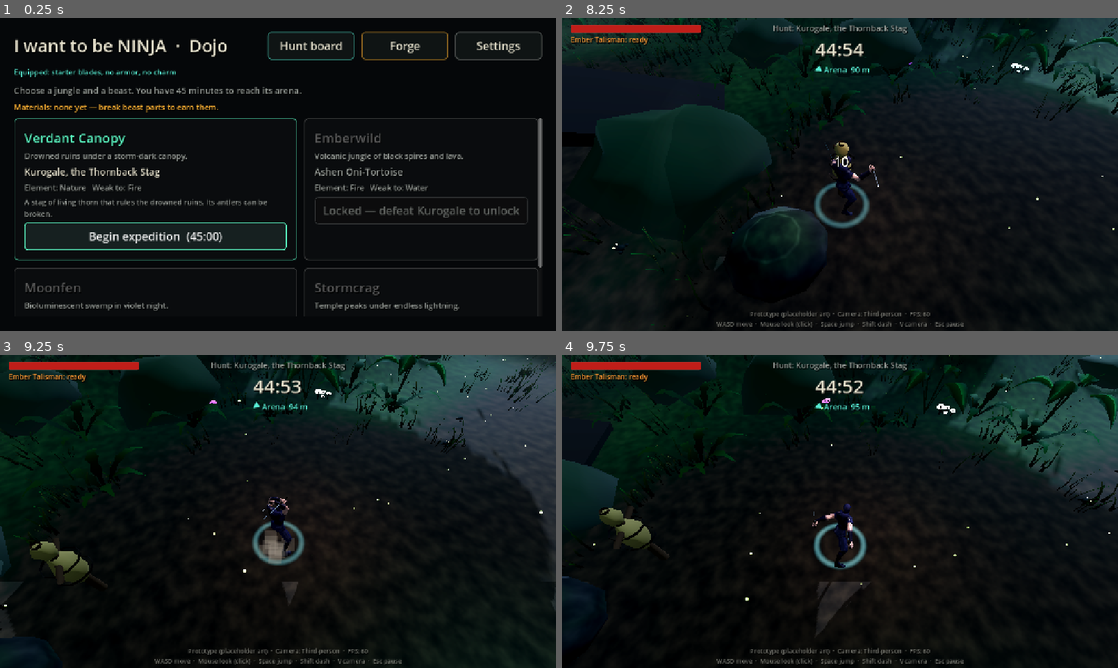
Above: before the commit, frames 1-4 (two rows, left to right).
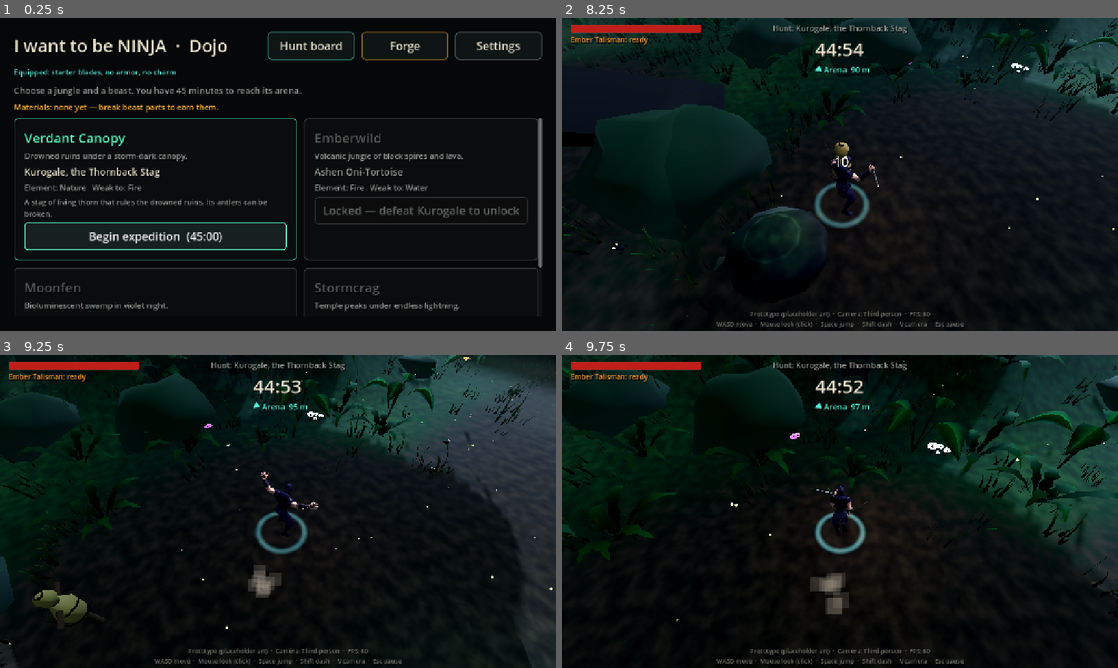
Above: after the commit, the same moments.

Repository: sk33b33/I-Want-To-Be-NINJA-
Game: Godot game, scene res://scenes/ui/hunt_board.tscn
Two runs of this game, one before a commit and one after it. Both use one fixed random seed, a clock stepped at 60 frames per second and the inputs below.
Inputs (mouse positions are in pixels of both pictures, inside the frame that each line leads up to):
- Up to frame 1 (0.25 s): no input
- Up to frame 2 (8.25 s): click "Begin expedition (45:00)" at 0.5 s; tap Enter at 1.25 s; move the mouse to (962, 158) at 1.27 s; hold D (move_right) 1.28-2.03 s; hold Right mouse button (attack_heavy) 1.28-2.03 s; tap Space (jump) at 1.52, 1.82, 2.27, 2.57, 3.77, 4.07, 4.52, 4.82, 6.77, 7.07, 7.55, 8.1 s; click (962, 158) at 1.55 s; move the mouse to (812, 174) at 2.02 s; hold W (move_forward) 2.03-5 s; click (812, 174) at 2.1 s; tap V (camera_toggle) at 2.3 s; move the mouse to (851, 168) at 2.77 s; hold V (camera_toggle) 2.78-3.53 s; tap C (dodge) at 3.05, 3.6 s; move the mouse to (834, 180) at 3.52 s; click (834, 180) at 3.67 s; tap Q (lock_on) at 3.8 s; move the mouse to (878, 177) at 4.27 s; hold Q (lock_on) 4.28-5 s; tap Shift (sprint) at 4.55, 6.6 s; tap Escape (pause) at 4.9 s; click "Difficulty: Normal — The hunt…" at 5 s; click "Resume" at 5.75 s; move the mouse to (795, 171) at 6.52 s; hold W (move_forward) 6.53-8.03 s; tap R (draw_sword, bound only after the commit) at 6.8 s; tap F (skill) at 7.15 s; move the mouse to (845, 174) at 7.27 s; hold R (draw_sword, bound only after the commit) 7.28-8.03 s; click (845, 174) at 7.42 s; move the mouse to (817, 168) at 8.02 s; hold D (move_right) from 8.03 s (still down)
- Up to frame 3 (9.25 s): tap Space (jump) at 8.27, 8.57, 9.02 s; right-click (255, 505) at 8.3 s; move the mouse to (305, 511) at 8.77 s; release D (move_right) at 8.78 s; hold W (move_forward) from 8.78 s (still down); hold Right mouse button (attack_heavy) from 8.78 s (still down); click (305, 511) at 9.05 s
- Up to frame 4 (9.75 s): keep holding W (move_forward); tap Space (jump) at 9.32 s; move the mouse to (812, 511) at 9.52 s; release Right mouse button (attack_heavy) at 9.53 s; click (812, 511) at 9.6 s

Frames 1-2 are identical in both runs. In frame 3, 15% of the frame differs, in the area x 0-100%, y 0-100%; in frame 4, 17%, in the area x 0-100%, y 0-90%.

Commit message:
Draw and sheathe blades with the owner's new clips
ninja.glb adds Draw_Sword and Sheath_Sword. New remappable action
draw_sword (R / D-pad up / touch BLADE) moves both blades between the
hands and a left-hip sheath at the moment each clip reaches the hip.
Standing plays the full clip; moving keeps running; a roll finishes the
swap; attacking while sheathed draws and attacks in one press. Sheath
placement is calibrated on the live standing pose.

Co-Authored-By: Claude Opus 5.5 <noreply@anthropic.com>
Claude-Session: https://claude.ai/code/session_01TQhzMRe1gkhg9DeemaJmiZ

Diff:
--- a/project/project.godot
+++ b/project/project.godot
@@ -75,6 +75,12 @@
 "events": [Object(InputEventJoypadMotion,"resource_local_to_scene":false,"resource_name":"","device":-1,"axis":3,"axis_value":1.0,"script":null)
 ]
 }
+draw_sword={
+"deadzone": 0.5,
+"events": [Object(InputEventKey,"resource_local_to_scene":false,"resource_name":"","device":-1,"window_id":0,"alt_pressed":false,"shift_pressed":false,"ctrl_pressed":false,"meta_pressed":false,"pressed":false,"keycode":0,"physical_keycode":82,"key_label":0,"unicode":0,"location":0,"echo":false,"script":null)
+, Object(InputEventJoypadButton,"resource_local_to_scene":false,"resource_name":"","device":-1,"button_index":11,"pressure":0.0,"pressed":false,"script":null)
+]
+}
 jump={
 "deadzone": 0.5,
 "events": [Object(InputEventKey,"resource_local_to_scene":false,"resource_name":"","device":-1,"window_id":0,"alt_press …(190 unchanged characters)…
--- a/project/scripts/combat/player_combat.gd
+++ b/project/scripts/combat/player_combat.gd
@@ -22,6 +22,10 @@
 ## Landed hit -> brief freeze (animator pauses for `seconds`).
 signal hit_stopped(seconds: float)
 signal skill_used(cooldown: float)
+## Draw (true) or sheathe (false) started; the blades change place `*_swap_at` seconds later.
+signal sword_swap_started(drawing: bool)
+## The blades are now in hand (true) or in the hip sheath (false).
+signal sword_state_changed(drawn: bool)
 
 enum State { READY, ATTACK, DODGE, HURT, DEAD }
 
@@ -64,6 +68,7 @@
 
 func _ready() -> void:
 	body = get_parent() as PlayerController
+	sword_drawn = not config.start_sheathed
 	health = get_node_or_null(health_path) as HealthComponent
 	hitbox = get_node_or_null(hitbox_path) as Hitbox
 	if health:
@@ -76,6 +81,16 @@
 	body.respawned.connect(_on_body_respawned)
 
 
+## Blades in hand (true) or sheathed at the hip (false). Sheathed blades cannot attack: an attack
+## press draws first and then attacks. Draw/sheathe never stops movement; a roll finishes it.
+var sword_drawn: bool = true
+var _swap_t: float = -1.0  # Seconds into a draw/sheathe; < 0 = none.
+var _swap_to_drawn: bool = true
+var _swap_done: bool = false
+var _swap_buffer: float = 0.0
+var _attack_after_draw: int = 0  # 0 none, 1 light, 2 heavy.
+
+
 func _unhandled_input(event: InputEvent) -> void:
 	if not body.input_enabled or state == State.DEAD:
 		return
@@ -94,6 +109,8 @@
 		_skill_buffer = config.input_buffer
 	elif event.is_action_pressed("lock_on"):
 		toggle_lock()
+	elif event.is_action_pressed("draw_sword"):
+		_swap_buffer = config.input_buffer
 	# Keyboard: a quick tap of Shift (the sprint key) is a dodge; holding it sprints.
 	if event is InputEventKey and event.is_action("sprint"):
 		var now := Time.get_ticks_msec() / 1000.0
@@ -112,6 +129,8 @@
 	_dodge_buffer -= delta
 	_dodge_cooldown -= delta
 	_skill_buffer -= delta
+	_swap_buffer -= delta
+	_update_swap(delta)
 	skill_cooldown_left = maxf(skill_cooldown_left - delta, 0.0)
 	_validate_lock()
 	match state:
@@ -140,6 +159,18 @@
 	if _dodge_buffer > 0.0 and _dodge_cooldown <= 0.0:
 		_start_dodge(wish)
 		return true
+	if (_light_buffer > 0.0 or _heavy_buffer > 0.0) and not _blades_ready():
+		# Sheathed (or mid-sheathe): draw first, then attack when the blades are in hand.
+		_attack_after_draw = 1 if _light_buffer > 0.0 else 2
+		_light_buffer = 0.0
+		_heavy_buffer = 0.0
+		if not (is_swapping() and _swap_to_drawn):
+			start_swap(true)
+		return false
+	if _swap_buffer > 0.0:
+		_swap_buffer = 0.0
+		if not is_swapping():
+			start_swap(not sword_drawn)
 	if _light_buffer > 0.0 and not config.light_combo.is_empty():
 		_start_attack(config.light_combo[0], 0, wish)
 		return true
@@ -164,6 +195,62 @@
 
 func effective_skill_cooldown() -> float:
 	return maxf(config.skill_cooldown - skill_cooldown_reduction, 0.5)
+
+
+## Start drawing (true) or sheathing (false). Reversing a swap in progress is allowed.
+func start_swap(drawing: bool) -> void:
+	if drawing == sword_drawn and not is_swapping():
+		return
+	_swap_to_drawn = drawing
+	_swap_t = 0.0
+	_swap_done = drawing == sword_drawn  # Reversed before the swap moment: nothing to move.
+	sword_swap_started.emit(drawing)
+
+
+func is_swapping() -> bool:
+	return _swap_t >= 0.0
+
+
+## Blades usable now: drawn, and not about to be put away.
+func _blades_ready() -> bool:
+	if is_swapping() and not _swap_to_drawn and not _swap_done:
+		_swap_t = -1.0  # Cancel a sheathe that has not reached the hip yet.
+		return sword_drawn
+	return sword_drawn and not is_swapping()
+
+
+func _update_swap(delta: float) -> void:
+	if not is_swapping():
+		return
+	_swap_t += delta
+	var swap_at := config.draw_swap_at if _swap_to_drawn else config.sheathe_swap_at
+	var total := config.draw_time if _swap_to_drawn else config.sheathe_time
+	if not _swap_done and _swap_t >= swap_at:
+		_finish_swap_moment()
+	if _swap_t >= total:
+		_swap_t = -1.0
+		if _attack_after_draw != 0 and sword_drawn:
+			if _attack_after_draw == 1:
+				_light_buffer = config.input_buffer
+			else:
+				_heavy_buffer = config.input_buffer
+		_attack_after_draw = 0
+
+
+func _finish_swap_moment() -> void:
+	_swap_done = true
+	if sword_drawn != _swap_to_drawn:
+		sword_drawn = _swap_to_drawn
+		sword_state_changed.emit(sword_drawn)
+
+
+## A roll (or death) completes a draw/sheathe at once.
+func _complete_swap_now() -> void:
+	if not is_swapping():
+		return
+	if not _swap_done:
+		_finish_swap_moment()
+	_swap_t = -1.0
 
 
 func is_busy() -> bool:
@@ -319,6 +406,7 @@
 # ---------------------------------------------------------------- dodge
 
 func _start_dodge(wish: Vector3) -> void:
+	_complete_swap_now()
 	_dodge_buffer = 0.0
 	_light_buffer = 0.0
 	_heavy_buffer = 0.0
--- a/project/scripts/combat/player_combat_config.gd
+++ b/project/scripts/combat/player_combat_config.gd
@@ -32,6 +32,16 @@
 ## Shift presses shorter than this count as a dodge tap on keyboard (holding still sprints).
 @export var keyboard_tap_time: float = 0.2
 
+@export_group("Blades: draw / sheathe")
+## Expeditions start with the blades in hand (false) or in their hip sheath (true).
+@export var start_sheathed: bool = false
+## Draw_Sword / Sheath_Sword timing (seconds). The blades change place (hip <-> hands) at the
+## *_swap_at moment, which matches the hand reaching the left-hip sheath in the clip.
+@export var draw_time: float = 0.8
+@export var draw_swap_at: float = 0.05
+@export var sheathe_time: float = 1.2
+@export var sheathe_swap_at: float = 0.85
+
 @export_group("Lock-on")
 @export var lock_range: float = 18.0
 ## Locks break when the target gets this much farther than lock_range.
--- a/project/scripts/combat/weapon_mount.gd
+++ b/project/scripts/combat/weapon_mount.gd
@@ -2,6 +2,8 @@
 extends Node
 ## Attaches the ninja's twin blades to the Mixamo hand bones at runtime (nodes added inside an
 ## imported model are not saved with the scene, so they are created here instead).
+## Also builds the sheathed pair at the left hip and shows one pair or the other, following
+## PlayerCombat.sword_state_changed (draw / sheathe).
 
 @export var skeleton_path: NodePath = ^"../Visual/NinjaModel/Armature/Skeleton3D"
 @export var blade_material: Material
@@ -10,7 +12,19 @@
 @export var grip_offset: Vector3 = Vector3(0, 8, 2)
 @export var grip_rotation_degrees: Vector3 = Vector3(-90, 0, 0)
 
+## Sheath placement in the player's own frame (the "Visual" node: forward = -Z, left = -X, up = +Y;
+## metres from the feet): at the left hip, handles forward, blades sloping down and back.
+## Calibrated against the standing pose, then carried by the hip bone (it sways with the hips).
+@export var sheath_bone: String = "mixamorig_Hips"
+@export var sheath_position: Vector3 = Vector3(-0.21, 0.9, -0.06)
+@export var sheath_direction: Vector3 = Vector3(-0.12, -0.5, 0.86)
+@export var visual_path: NodePath = ^"../Visual"
+@export var combat_path: NodePath = ^"../Combat"
+
 var blades: Array[MeshInstance3D] = []
+## The pair worn at the hip while sheathed.
+var sheathed_blades: Array[MeshInstance3D] = []
+var sheathed: bool = false
 
 
 func _ready() -> void:
@@ -32,11 +46,68 @@
 		blade.rotation_degrees = grip_rotation_degrees
 		att.add_child(blade)
 		blades.append(blade)
+	_build_sheath(skeleton, mesh)
+	_hook_combat.call_deferred()
+
+
+## Two blades in the hip sheath (placed by _calibrate_sheath once the model is posed).
+func _build_sheath(skeleton: Skeleton3D, mesh: Mesh) -> void:
+	if skeleton.find_bone(sheath_bone) < 0:
+		return
+	var att := BoneAttachment3D.new()
+	att.name = "SheathAttachment"
+	att.bone_name = sheath_bone
+	skeleton.add_child(att)
+	for i in 2:
+		var b := MeshInstance3D.new()
+		b.name = "SheathedBlade%d" % i
+		b.mesh = mesh
+		b.visible = false
+		att.add_child(b)
+		sheathed_blades.append(b)
+
+
+## Place the sheathed pair from player-frame numbers, using the hip bone's current (standing)
+## pose — the bone's rest pose is rotated differently from how the ninja actually stands.
+func _calibrate_sheath() -> void:
+	var visual := get_node_or_null(visual_path) as Node3D
+	if visual == null or sheathed_blades.is_empty():
+		return
+	var att := sheathed_blades[0].get_parent() as Node3D
+	var tip := sheath_direction.normalized()
+	var side := tip.cross(Vector3.UP).normalized()
+	var basis := Basis(side, tip, side.cross(tip).normalized())  # Blade +Y = towards the tip.
+	for i in sheathed_blades.size():
+		var origin := sheath_position + Vector3(-0.03 * i, 0.02 * i, 0.04 * i) - tip * 0.06
+		var world := visual.global_transform * Transform3D(basis, origin)
+		var local := att.global_transform.affine_inverse() * world
+		sheathed_blades[i].transform = local
+
+
+func _hook_combat() -> void:
+	# Wait for the animator to pose the model (Idle), then place the sheath.
+	await get_tree().process_frame
+	await get_tree().process_frame
+	_calibrate_sheath()
+	var combat := get_node_or_null(combat_path) as PlayerCombat
+	if combat == null:
+		return
+	combat.sword_state_changed.connect(func(drawn: bool) -> void: set_sheathed(not drawn))
+	set_sheathed(not combat.sword_drawn)
+
+
+## Show the blades in hand (false) or at the hip (true).
+func set_sheathed(value: bool) -> void:
+	sheathed = value
+	for b in blades:
+		b.visible = not value
+	for b in sheathed_blades:
+		b.visible = value
 
 
 ## Recolour the blades (forged weapons). Multiplies the blade's vertex colours.
 func set_tint(color: Color) -> void:
-	for blade in blades:
+	for blade in blades + sheathed_blades:
 		var mat := (blade_material as StandardMaterial3D).duplicate() as StandardMaterial3D
 		mat.albedo_color = color
 		mat.emission_enabled = true
--- a/project/scripts/player/ninja_animation_config.gd
+++ b/project/scripts/player/ninja_animation_config.gd
@@ -41,7 +41,11 @@
 @export var hurt_end_time: float = 0.35
 @export var death_clip: StringName = &"Death_Backward"
 ## Clips whose forward root motion is removed (the code moves the body instead).
-@export var strip_forward_motion: Array[StringName] = [&"Dual_Weapon_Combo", &"Quick_Roll_To_Run", &"Death_Backward"]
+@export var strip_forward_motion: Array[StringName] = [&"Dual_Weapon_Combo", &"Quick_Roll_To_Run", &"Death_Backward",
+		&"Draw_Sword", &"Sheath_Sword"]
+## Draw / sheathe (played while standing; PlayerCombatConfig owns the timing).
+@export var draw_clip: StringName = &"Draw_Sword"
+@export var sheathe_clip: StringName = &"Sheath_Sword"
 
 @export_group("Jump timing (seconds into the clip)")
 @export var jump_takeoff_time: float = 0.45
--- a/project/scripts/player/ninja_animator.gd
+++ b/project/scripts/player/ninja_animator.gd
@@ -4,7 +4,7 @@
 ## it never changes movement). States: IDLE, RUN, SPRINT, AIR, LAND, CLIMB, HANG, MANTLE.
 ## Implements docs/PHASES.md Phase 1 player feedback using assets/models/ninja/ninja.glb.
 
-enum State { IDLE, RUN, SPRINT, AIR, LAND, CLIMB, HANG, MANTLE, COMBAT, DEAD }
+enum State { IDLE, RUN, SPRINT, AIR, LAND, CLIMB, HANG, MANTLE, COMBAT, DEAD, SWAP }
 
 @export var player_path: NodePath = ^".."
 @export var animation_player_path: NodePath
@@ -43,6 +43,7 @@
 		c.player_died.connect(_on_player_died)
 		c.player_respawned.connect(func() -> void: _set_state(State.IDLE, _idle_name, 1.0))
 		c.hit_stopped.connect(_on_hit_stopped)
+		c.sword_swap_started.connect(_on_sword_swap_started)
 	_play(_idle_name)
 
 
@@ -58,6 +59,13 @@
 	if state == State.COMBAT or state == State.DEAD:
 		state = State.LAND  # Hand back to locomotion.
 		_enter_ground_state(_player.get_horizontal_speed())
+		return
+	if state == State.SWAP:
+		# Draw/sheathe plays while standing; moving, falling or finishing hands back.
+		var c := _player.combat
+		if c == null or not c.is_swapping() or not _player.is_on_floor() \
+				or _player.get_horizontal_speed() > config.idle_speed_threshold:
+			_enter_ground_state(_player.get_horizontal_speed())
 		return
 	if _player.traversal and _player.traversal.state != TraversalComponent.State.NONE:
 		if state == State.CLIMB:
@@ -153,6 +161,21 @@
 		_frozen_speed = _anim.speed_scale
 	_freeze = seconds
 	_anim.speed_scale = 0.0
+
+
+## Play Draw_Sword / Sheath_Sword fitted to the combat timing — only when standing still on the
+## ground (moving keeps the run animation; the blades still change place on time).
+func _on_sword_swap_started(drawing: bool) -> void:
+	var clip := config.draw_clip if drawing else config.sheathe_clip
+	if not _anim.has_animation(clip) or not _player.is_on_floor() \
+			or _player.get_horizontal_speed() > config.idle_speed_threshold \
+			or (_player.traversal and _player.traversal.state != TraversalComponent.State.NONE):
+		return
+	var duration := _player.combat.config.draw_time if drawing else _player.combat.config.sheathe_time
+	state = State.SWAP
+	_play(clip, 0.1)
+	_anim.seek(0.0, true)
+	_anim.speed_scale = _anim.get_animation(clip).length / maxf(duration, 0.05)
 
 
 func _on_traversal_state(traversal_state: TraversalComponent.State) -> void:
--- a/project/scripts/settings/input_remap.gd
+++ b/project/scripts/settings/input_remap.gd
@@ -7,7 +7,7 @@
 ## project defaults; "reset" reloads the defaults. Gameplay still reads actions only.
 
 const ACTIONS: Array[StringName] = [&"move_forward", &"move_back", &"move_left", &"move_right", &"jump",
-		&"sprint", &"dodge", &"attack_light", &"attack_heavy", &"skill", &"lock_on", &"camera_toggle", &"pause"]
+		&"sprint", &"dodge", &"attack_light", &"attack_heavy", &"skill", &"draw_sword", &"lock_on", &"camera_toggle", &"pause"]
 const KEYBOARD := &"kb"
 const GAMEPAD := &"pad"
 const JOY_BUTTON_NAMES := ["A", "B", "X", "Y", "Back", "Guide", "Start", "Left stick press", "Right stick press",
--- a/project/scripts/ui/controls_panel.gd
+++ b/project/scripts/ui/controls_panel.gd
@@ -7,7 +7,7 @@
 
 const LABELS := {&"move_forward": "Move forward", &"move_back": "Move back", &"move_left": "Move left",
 		&"move_right": "Move right", &"jump": "Jump", &"sprint": "Sprint (tap: roll on keyboard)", &"dodge": "Roll",
-		&"attack_light": "Light attack", &"attack_heavy": "Heavy attack", &"skill": "Talisman",
+		&"attack_light": "Light attack", &"attack_heavy": "Heavy attack", &"skill": "Talisman", &"draw_sword": "Draw / sheathe blades",
 		&"lock_on": "Lock on", &"camera_toggle": "Switch camera", &"pause": "Pause"}
 ## Seconds to wait for the new binding before giving up.
 const LISTEN_TIMEOUT := 6.0
--- a/project/scripts/ui/touch_controls.gd
+++ b/project/scripts/ui/touch_controls.gd
@@ -30,6 +30,7 @@
 	{"action": "lock_on", "label": "LOCK", "anchor": Vector2(-1.4, -7.9), "scale": 0.75, "touch": -1},
 	{"action": "skill", "label": "CHARM", "anchor": Vector2(-4.0, -6.9), "scale": 0.8, "touch": -1},
 	# Top-right system buttons.
+	{"action": "draw_sword", "label": "BLADE", "anchor": Vector2(-5.2, 1.2), "scale": 0.6, "touch": -1, "top": true},
 	{"action": "camera_toggle", "label": "CAM", "anchor": Vector2(-3.2, 1.2), "scale": 0.6, "touch": -1, "top": true},
 	{"action": "pause", "label": "II", "anchor": Vector2(-1.2, 1.2), "scale": 0.6, "touch": -1, "top": true},
 ]
--- /dev/null
+++ b/project/tests/blades_test.gd
@@ -0,0 +1,120 @@
+extends TestCase
+## Draw / sheathe blades (owner request, with the Draw_Sword / Sheath_Sword clips): the button,
+## the blades moving between the hands and the hip sheath on the clip's timing, attacking from
+## sheathed, moving and rolling during a swap, and the input on every device.
+
+
+func _player() -> PlayerController:
+	make_floor()
+	return make_player(Vector3(0, 0.05, 0))
+
+
+func _anim(p: PlayerController) -> AnimationPlayer:
+	return p.get_node("Visual/NinjaModel/AnimationPlayer") as AnimationPlayer
+
+
+func test_model_has_the_sword_clips() -> void:
+	var p := _player()
+	await physics_frames(2)
+	for clip in ["Draw_Sword", "Sheath_Sword"]:
+		check(_anim(p).has_animation(clip), "%s imported" % clip)
+
+
+func test_button_sheathes_then_draws_with_the_clips() -> void:
+	var p := _player()
+	var mount := p.get_node("WeaponMount") as WeaponMount
+	await physics_frames(50)
+	check(p.combat.sword_drawn and not mount.sheathed, "expeditions start with blades in hand")
+	BotHelpers.tap(self, "draw_sword")
+	await physics_frames(6)
+	check(_anim(p).current_animation == &"Sheath_Sword", "standing still plays Sheath_Sword (got %s)" % _anim(p).current_animation)
+	check(p.combat.sword_drawn, "blades still in hand before the hand reaches the hip")
+	await physics_frames(int(p.combat.config.sheathe_time * 60.0) + 5)
+	check(not p.combat.sword_drawn and mount.sheathed, "sheathed")
+	check(mount.sheathed_blades[0].visible and not mount.blades[0].visible, "blades shown at the hip, not in the hands")
+	BotHelpers.tap(self, "draw_sword")
+	await physics_frames(6)
+	check(_anim(p).current_animation == &"Draw_Sword", "Draw_Sword plays (got %s)" % _anim(p).current_animation)
+	check(p.combat.sword_drawn and mount.blades[0].visible, "blades in hand almost at once when drawing")
+	await physics_frames(int(p.combat.config.draw_time * 60.0) + 5)
+	check(not p.combat.is_swapping(), "draw finished")
+
+
+func test_attacking_while_sheathed_draws_then_attacks() -> void:
+	var p := _player()
+	await physics_frames(50)
+	BotHelpers.tap(self, "draw_sword")
+	await physics_frames(int(p.combat.config.sheathe_time * 60.0) + 10)
+	check(not p.combat.sword_drawn, "sheathed")
+	BotHelpers.tap(self, "attack_light")
+	var attacked := false
+	for i in int((p.combat.config.draw_time + 0.5) * 60.0):
+		await tree.physics_frame
+		if p.combat.state == PlayerCombat.State.ATTACK:
+			attacked = true
+			break
+	check(attacked and p.combat.sword_drawn, "one press drew the blades and attacked")
+
+
+func test_attack_during_an_early_sheathe_cancels_it() -> void:
+	var p := _player()
+	await physics_frames(50)
+	BotHelpers.tap(self, "draw_sword")
+	await physics_frames(10)  # Hand not at the hip yet.
+	BotHelpers.tap(self, "attack_light")
+	await physics_frames(4)
+	check(p.combat.state == PlayerCombat.State.ATTACK and p.combat.sword_drawn and not p.combat.is_swapping(), "attack wins, blades stay out")
+
+
+func test_moving_during_a_sheathe_keeps_running_and_still_sheathes() -> void:
+	var p := _player()
+	await physics_frames(50)
+	BotHelpers.tap(self, "draw_sword")
+	press("move_forward")
+	await physics_frames(40)
+	check(p.global_position.z < -1.5, "kept moving (z=%.2f)" % p.global_position.z)
+	check(_anim(p).current_animation == &"Run", "legs run instead of the standing clip (got %s)" % _anim(p).current_animation)
+	await physics_frames(int(p.combat.config.sheathe_time * 60.0))
+	release("move_forward")
+	check(not p.combat.sword_drawn, "sheathed on the move")
+
+
+func test_a_roll_finishes_the_swap_at_once() -> void:
+	var p := _player()
+	await physics_frames(50)
+	BotHelpers.tap(self, "draw_sword")
+	await physics_frames(5)
+	BotHelpers.tap(self, "dodge")
+	await physics_frames(4)
+	check(p.combat.state == PlayerCombat.State.DODGE, "rolling")
+	check(not p.combat.sword_drawn and not p.combat.is_swapping(), "sheathe completed by the roll")
+
+
+func test_draw_button_on_keyboard_gamepad_and_touch() -> void:
+	var r := InputEventKey.new()
+	r.physical_keycode = KEY_R
+	check(InputMap.event_is_action(r, &"draw_sword"), "R draws / sheathes")
+	var dpad := InputEventJoypadButton.new()
+	dpad.button_index = JOY_BUTTON_DPAD_UP
+	check(InputMap.event_is_action(dpad, &"draw_sword"), "D-pad up draws / sheathes")
+	check(InputRemap.ACTIONS.has(&"draw_sword"), "remappable")
+	var tc := TouchControls.new()
+	add_node(tc)
+	var found := false
+	for b: Dictionary in tc.get("_buttons"):
+		found = found or b["action"] == "draw_sword"
+	check(found, "touch BLADE button")
+
+
+func test_sheathed_blades_sit_at_the_left_hip_pointing_back() -> void:
+	var p := _player()
+	await physics_frames(20)
+	p.face_direction(Vector3.FORWARD)  # Facing -Z: left is -X, back is +Z.
+	await physics_frames(5)
+	var mount := p.get_node("WeaponMount") as WeaponMount
+	for b in mount.sheathed_blades:
+		var g := b.global_transform
+		var rel := g.origin - p.global_position
+		check(rel.x < -0.1, "on the left side (x=%.2f)" % rel.x)
+		check(rel.y > 0.6 and rel.y < 1.2, "at hip height (y=%.2f)" % rel.y)
+		check(g.basis.y.normalized().z > 0.5 and g.basis.y.normalized().y < 0.0, "tip points back and down (%s)" % g.basis.y.normalized())
--- a/project/tests/ninja_animator_test.gd
+++ b/project/tests/ninja_animator_test.gd
@@ -10,7 +10,7 @@
 	return [player, animator]
 
 
-func test_ninja_model_and_all_twelve_clips_are_present() -> void:
+func test_ninja_model_and_all_fourteen_clips_are_present() -> void:
 	var nodes := _setup()
 	var player: PlayerController = nodes[0]
 	var anim := player.get_node("Visual/NinjaModel/AnimationPlayer") as AnimationPlayer
@@ -18,7 +18,7 @@
 	if anim == null:
 		return
 	for clip in ["Run", "Sprint", "Jump", "Front_Flip", "Front_Flip_2", "Quick_Roll_To_Run",
-			"Dual_Weapon_Combo", "Crouch_Walk", "Death_Backward", "Climb_Up_Wall", "Climb_Down_Wall", "Climb_On"]:
+			"Dual_Weapon_Combo", "Crouch_Walk", "Death_Backward", "Climb_Up_Wall", "Climb_Down_Wall", "Climb_On", "Draw_Sword", "Sheath_Sword"]:
 		check(anim.has_animation(clip), "clip %s imported" % clip)
 	check(anim.has_animation("Idle"), "Idle pose generated (the GLB has no idle clip)")
 
--- a/project/tests/run_tests.gd
+++ b/project/tests/run_tests.gd
@@ -26,6 +26,7 @@
 	"res://tests/settings_benchmark_test.gd",
 	"res://tests/qa_test.gd",
 	"res://tests/options_test.gd",
+	"res://tests/blades_test.gd",
 	"res://tests/accessibility_test.gd",
 	"res://tests/main_scene_test.gd",
 ]
Binary file changed: project/assets/models/ninja/ninja.glb
Not shown, added: project/tests/blades_test.gd.uid
Not shown, changed: CLAUDE.md
Not shown, changed: assets/ASSET_LEDGER.md
Not shown, changed: docs/CHANGELOG.md
Not shown, changed: docs/CONTROLS.md
